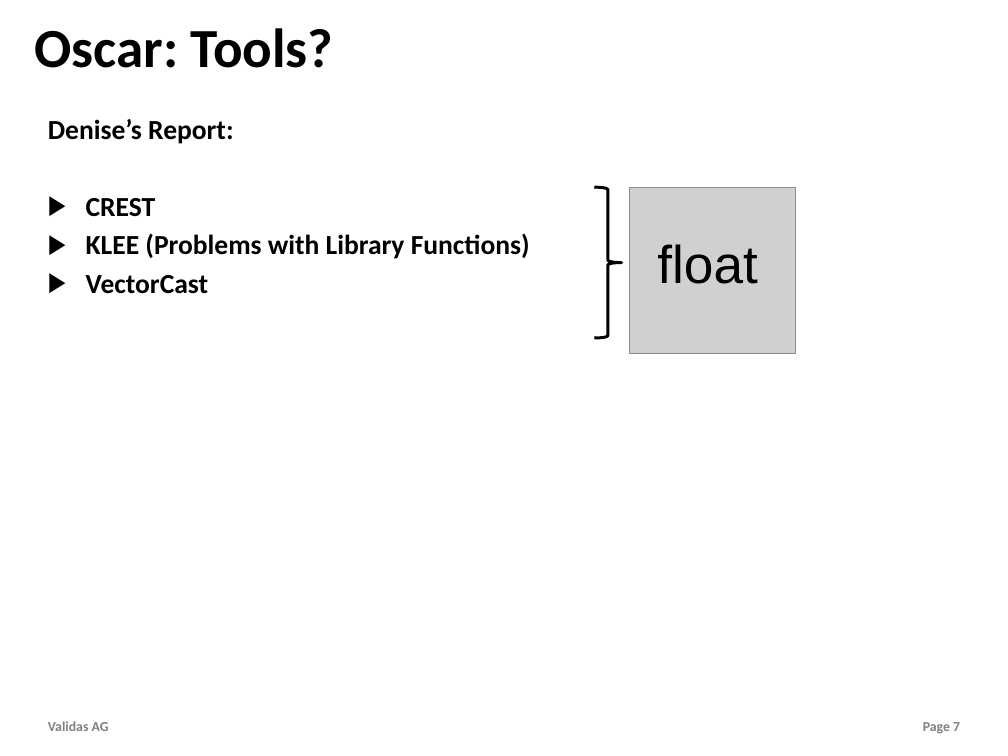
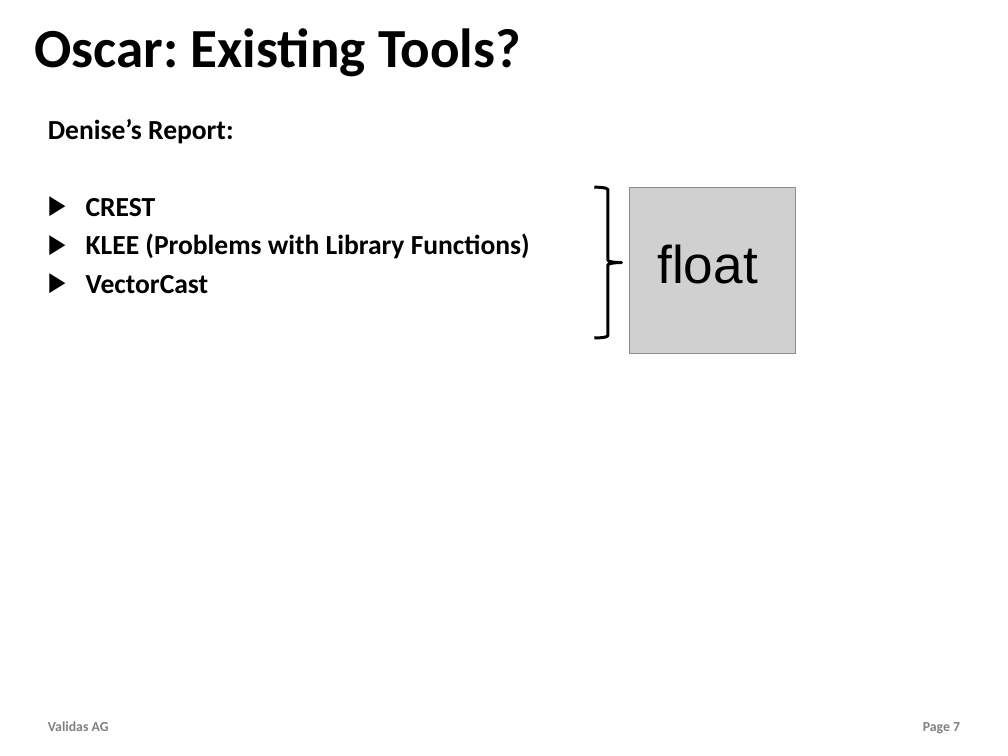
Before and after one commit to theoremprover/tvg, a slide deck: slide 7 of Vortraege/TestVectorGenerator.pptx. Drawn at 1008x756 pixels with LibreOffice and Linux fonts; fonts in the diff are those of the drawing; grey boxes stand for pictures; background and template pictures are left out. Boxes give left, top, right and bottom in pixels: in the first picture for what was removed or moved away, otherwise in the second. Text is boxed around its words. In the diff, an @@ line names an element or a change of style, - is before the commit and + after.

```diff
--- a/Vortraege/TestVectorGenerator.pptx
+++ b/Vortraege/TestVectorGenerator.pptx
@@ title at bbox=[34, 28, 521, 77]: text changed @@
-Oscar: Tools?
+Oscar: Existing Tools?
```
Also in this commit, not shown: 5 other slides changed, 2 slides added, 1 other file.
